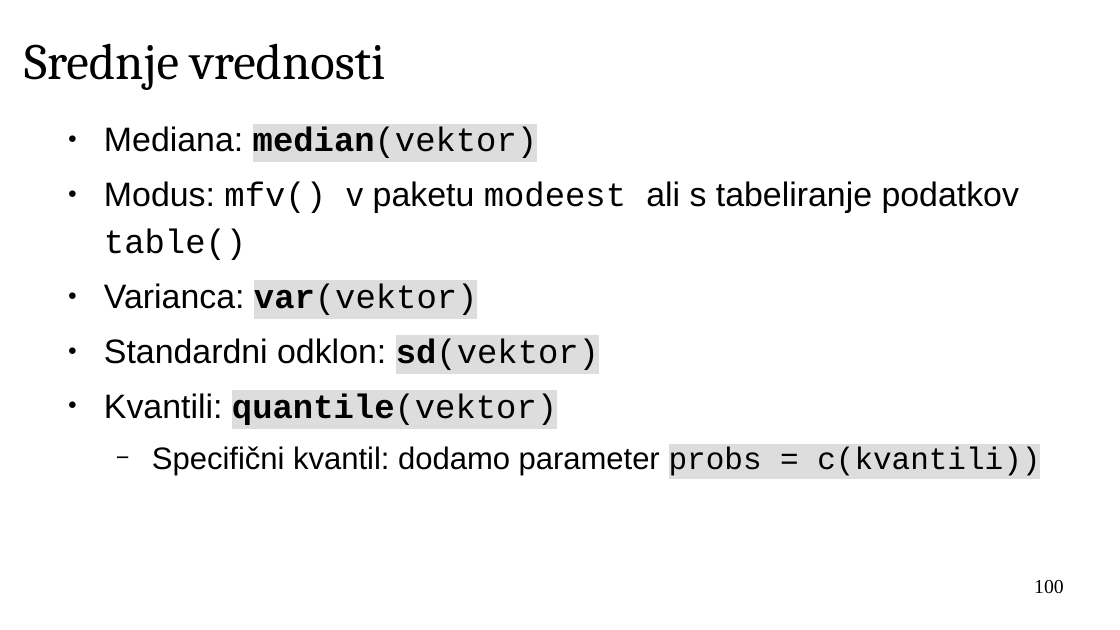
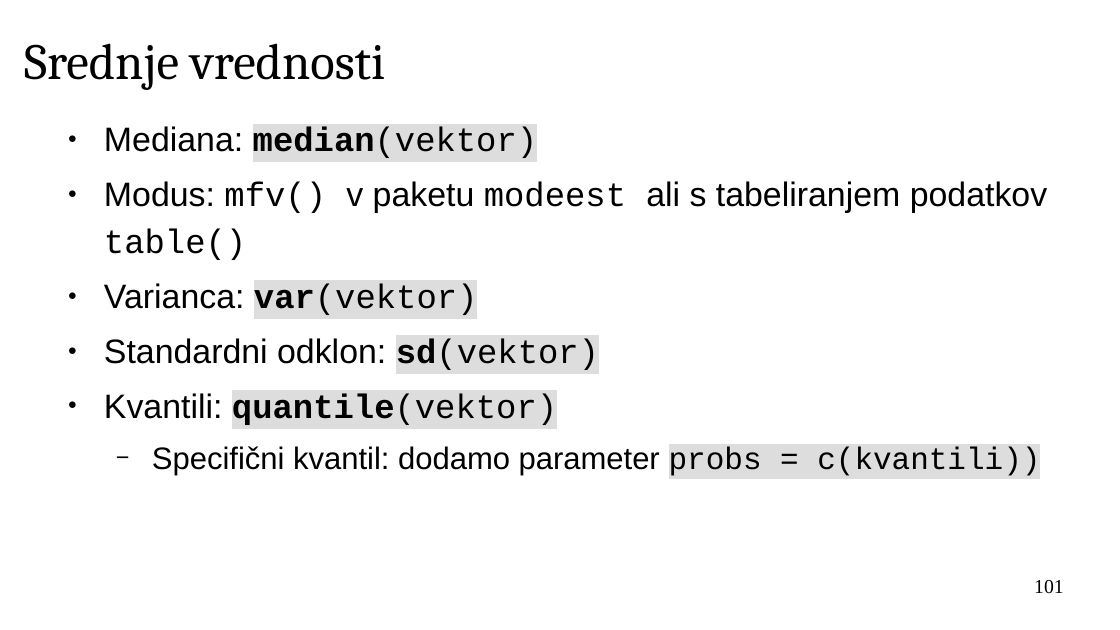
Before and after one commit to janaobsteter/R_tecaj, a slide deck: slide 101 of ModulA/IT_Rtecaj_ModulA.odp (slide 100 before the commit). Drawn at 1120x630 pixels with LibreOffice and Linux fonts; fonts in the diff are those of the drawing; background and template pictures are left out. Boxes give left, top, right and bottom in pixels: in the first picture for what was removed or moved away, otherwise in the second. Text is boxed around its words. In the diff, an @@ line names an element or a change of style, - is before the commit and + after.

```diff
--- a/ModulA/IT_Rtecaj_ModulA.odp
+++ b/ModulA/IT_Rtecaj_ModulA.odp
@@ text at (104,181,1047,260): text changed @@
-● Modus: mfv() v paketu modeest ali s tabeliranje podatkov table()
+● Modus: mfv() v paketu modeest ali s tabeliranjem podatkov table()
@@ page number at (1034,580,1064,594): text changed @@
-100
+101
```
Also in this commit, not shown: 17 other slides changed, 1 slide added, 6 other files.
